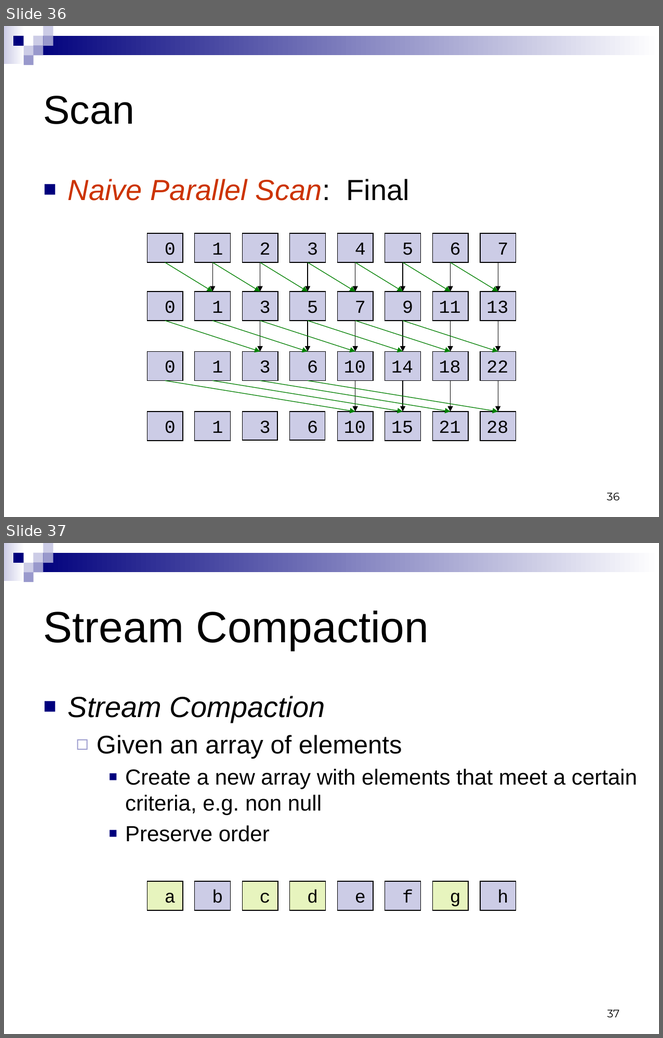
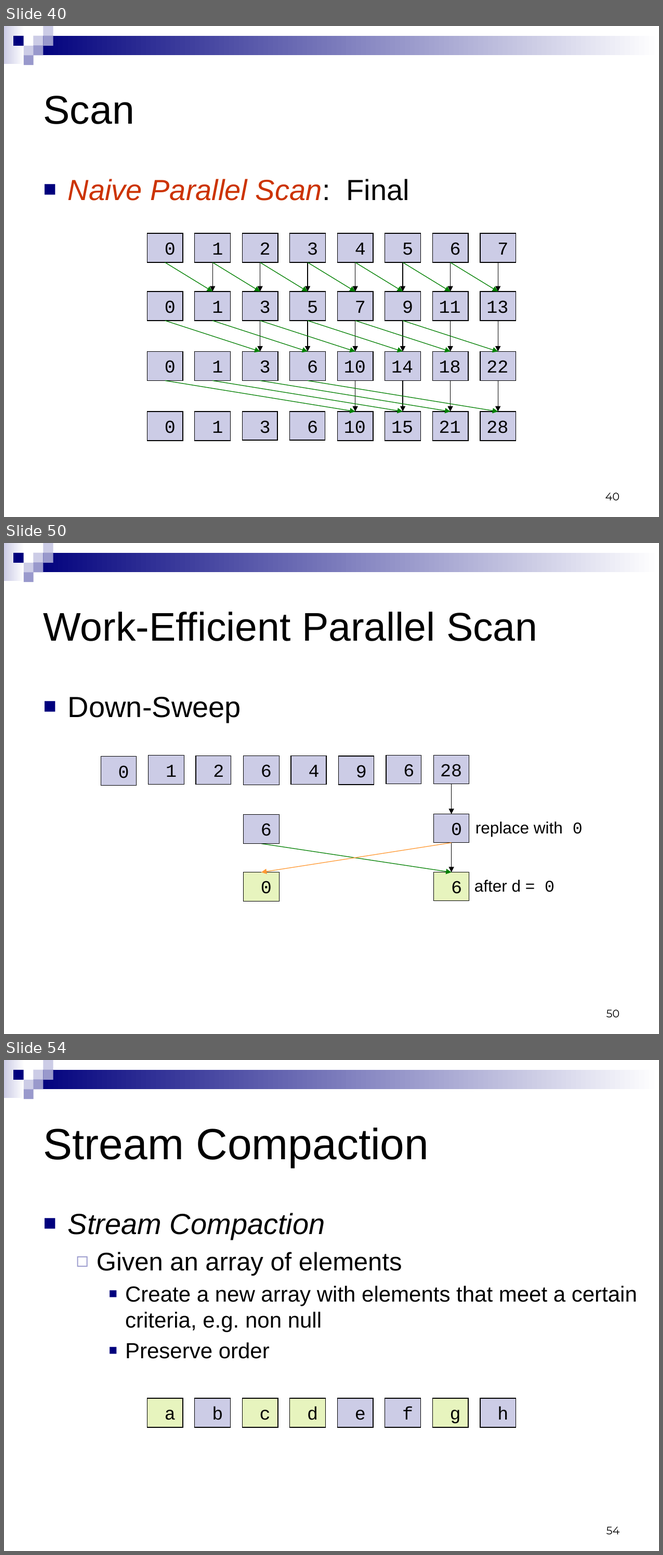
Before and after one commit to CIS565-Fall-2015/cis565-fall-2015.github.io, a slide deck: lectures/2-Parallel-Algorithms.pptx. Shown one above the other, each under a label of ours: slides 36 and 37 before the commit, slides 40, 50 and 54 after it; the slides between them are not shown. The pictures are 663x1038 and 663x1555 pixels, drawn with LibreOffice and Linux fonts; fonts in the diff are those of the drawing. Boxes give left, top, right and bottom in pixels: in the first picture for what was removed or moved away, otherwise in the second. Text is boxed around its words. In the diff, an @@ line names an element or a change of style, - is before the commit and + after.

Commit message:
Added Work Efficient Parallel Scan

```diff
--- a/lectures/2-Parallel-Algorithms.pptx
+++ b/lectures/2-Parallel-Algorithms.pptx
@@ slide 50 added at (4,543,659,1034), background #FFFFFF; not listed: 9 template elements that a slide beside it also shows @@
@@ title added at (44,612,538,641), 44 pt, text #000000 @@
+Work-Efficient Parallel Scan
@@ text added at (68,697,241,723), 32 pt, text #000000 @@
+■ Down-Sweep
@@ rectangle added at (101,757,137,785), fill #CCCCE6, outline #000000 0.75 pt, 20 pt, text #000000 @@
+0
@@ rectangle added at (148,755,184,784), fill #CCCCE6, outline #000000 0.75 pt, 20 pt, text #000000 @@
+1
@@ rectangle added at (196,756,231,785), fill #CCCCE6, outline #000000 0.75 pt, 20 pt, text #000000 @@
+2
@@ rectangle added at (243,756,279,785), fill #CCCCE6, outline #000000 0.75 pt, 20 pt, text #000000 @@
+6
@@ rectangle added at (291,756,326,785), fill #CCCCE6, outline #000000 0.75 pt, 20 pt, text #000000 @@
+4
@@ rectangle added at (339,756,374,785), fill #CCCCE6, outline #000000 0.75 pt, 20 pt, text #000000 @@
+9
@@ rectangle added at (386,755,422,784), fill #CCCCE6, outline #000000 0.75 pt, 20 pt, text #000000 @@
+6
@@ rectangle added at (434,755,469,784), fill #CCCCE6, outline #000000 0.75 pt, 20 pt, text #000000 @@
+28
@@ arrow added from (452, 784) to (452, 814), #000000 0.75 pt @@
@@ rectangle added at (243,815,279,844), fill #CCCCE6, outline #000000 0.75 pt, 20 pt, text #000000 @@
+6
@@ rectangle added at (434,814,469,843), fill #CCCCE6, outline #000000 0.75 pt, 20 pt, text #000000 @@
+0
@@ text added at (476,822,583,837), 18 pt, text #000000 @@
+replace with 0
@@ arrow added from (261, 844) to (452, 873), #008000 0.75 pt @@
@@ arrow added from (452, 843) to (261, 873), #FF9933 0.75 pt @@
@@ arrow added from (452, 843) to (452, 873), #000000 0.75 pt @@
@@ rectangle added at (243,873,279,901), fill #E7F4BE, outline #000000 0.75 pt, 20 pt, text #000000 @@
+0
@@ rectangle added at (434,873,469,901), fill #E7F4BE, outline #000000 0.75 pt, 20 pt, text #000000 @@
+6
@@ text added at (475,880,555,892), 18 pt, text #000000 @@
+after d = 0
@@ page number added at (607,1010,620,1018), 12 pt, text #000000 @@
+50
@@ what was slide 36 is now slide 40 @@
@@ page number at (606,493,620,501): text changed @@
-36
+40
@@ what was slide 37 is now slide 54 @@
@@ page number at (607,1527,620,1535): text changed @@
-37
+54
```
Also in this commit, not shown: 7 slides changed, 16 other slides added.
